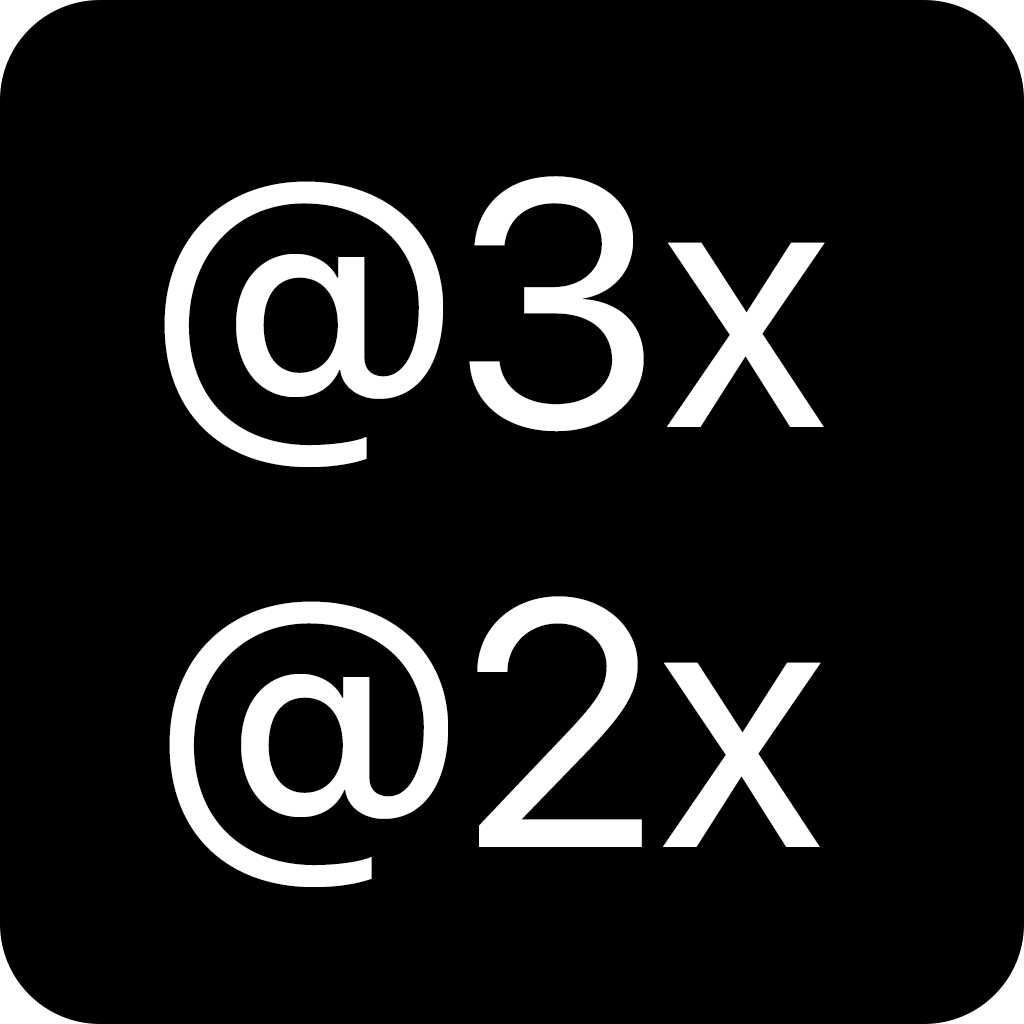
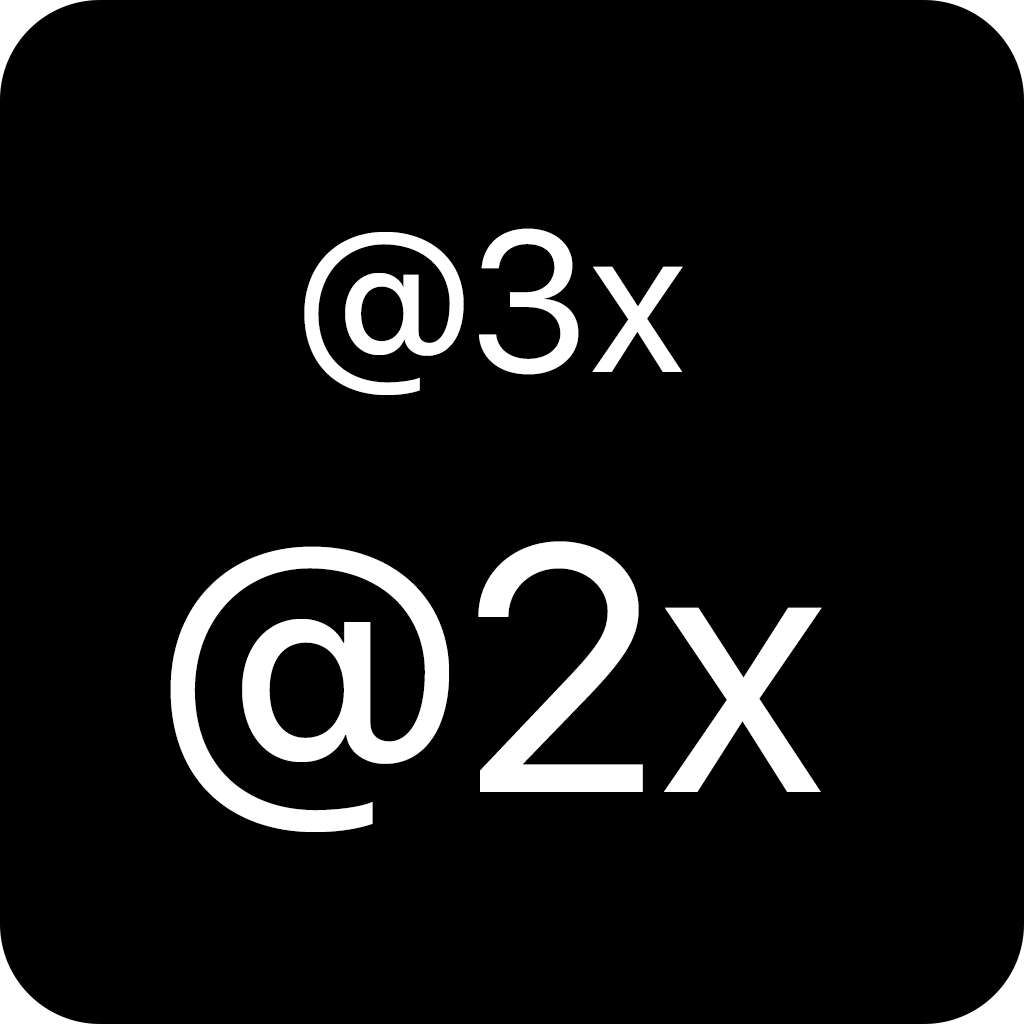
Revision of a layered w=1024, h=1024 image; what changed, layer by layer:
painted on "@3x @2x" over [164, 176, 825, 887]
